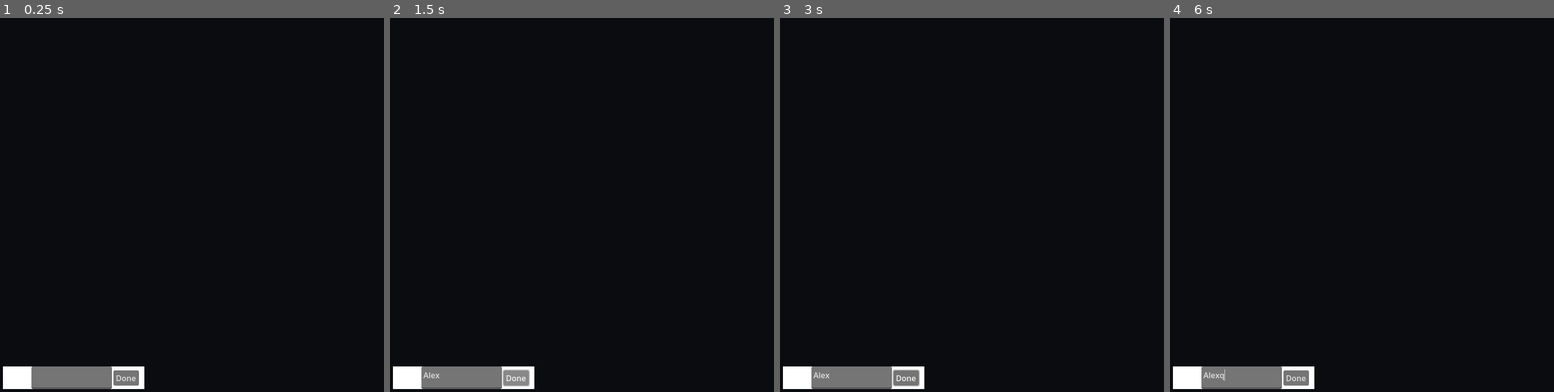
Above: before the commit, frames 1-4 (left to right).
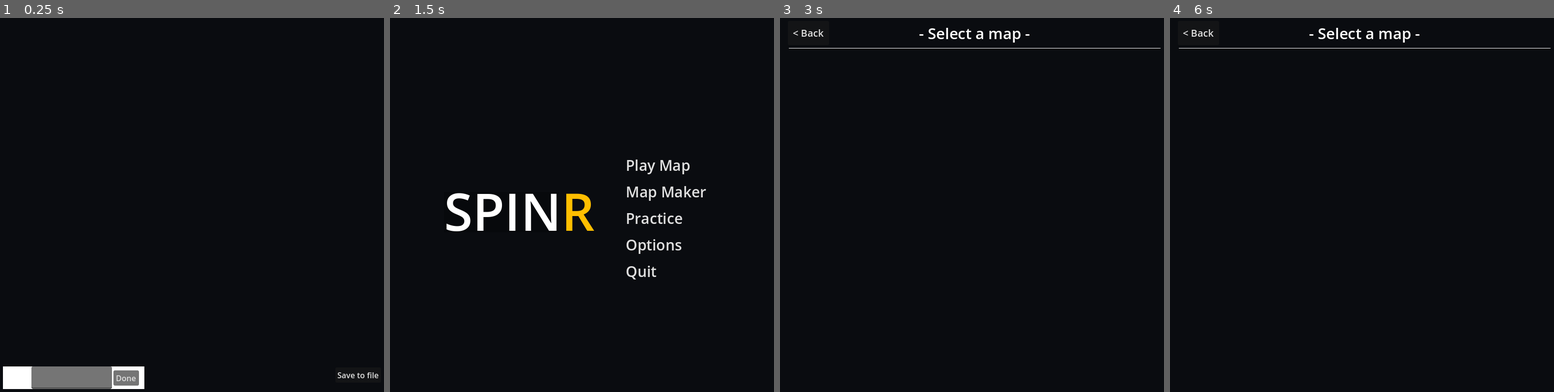
Above: after the commit, the same moments.

Repository: Swivet-Effect/SpinR
Game: Godot game, scene res://Scenes/Gameplay/MapEditor.tscn
The game is run twice, just before and just after one commit, with the same random seed, the same clock (stepped at 60 frames per second) and the same inputs. This scene is started directly instead of the project's main scene.
Inputs (mouse positions are in pixels of both pictures, inside the frame that each line leads up to):
- Up to frame 1 (0.25 s): no input
- Up to frame 2 (1.5 s): click (462, 377) at 0.52 s; type "Alex" at 0.6 s; click "Done" (after the commit: "Save to file") at 1.25 s
- Up to frame 3 (3 s): click (906, 377) at 2 s, where only the run before the commit has a clickable "Done"; click (1056, 163) at 2.75 s, where only the run after the commit has a clickable "Play Map"
- Up to frame 4 (6 s): click (1196, 32) at 3.5 s, where only the run after the commit has a clickable "< Back"; click (1446, 163) at 4.25 s, where only the run after the commit has a clickable "Play Map"; tap Enter at 5 s; move the mouse to (1450, 193) at 5.02 s; hold Right (ui_right) 5.03-5.78 s; tap X at 5.1 s; tap Space (ui_select) at 5.27, 5.75 s; move the mouse to (1285, 234) at 5.77 s; hold Down (ui_down) from 5.78 s (still down); tap Q at 5.85 s

The runs differ from the first frame. In frame 1, less than 0.1% of the frame differs, in the area x 87-99%, y 94-97%; in frame 2, 4.9%, in the area x 0-83%, y 37-100%; in frame 3, 2.7%; in frame 4, 2.7%.
Error in both runs: Invalid access to property or key '1' on a base object of type 'Nil'. (res://Scripts/Menu)

Commit message:
Added save button to editor

Diff:
--- a/Scenes/Gameplay/MapEditor.tscn
+++ b/Scenes/Gameplay/MapEditor.tscn
@@ -48,4 +48,12 @@
 offset_bottom = 39.0
 text = "Done"
 
+[node name="Button" type="Button" parent="."]
+offset_left = 287.0
+offset_top = 313.0
+offset_right = 380.0
+offset_bottom = 344.0
+text = "Save to file"
+
 [connection signal="pressed" from="Panel/Button" to="ScrollContainer/HBoxContainer" method="DoneEditing"]
+[connection signal="pressed" from="Button" to="ScrollContainer/HBoxContainer" method="SaveMap"]
--- a/Scripts/Menu Scripts/MapEditTimeline.gd
+++ b/Scripts/Menu Scripts/MapEditTimeline.gd
@@ -7,7 +7,6 @@
 var map = {}
 
 var beats = 100
-
 
 func _ready():
 	var reader = ZIPReader.new()
@@ -34,3 +33,24 @@
 
 func DoneEditing():
 	Global.beatAngle = $"../../Panel/TextEdit".get_text()
+
+func SaveMap():
+	var reader = ZIPReader.new()
+	reader.open(TEMPPATH)
+
+	var musicfile = reader.read_file("music.mp3")
+
+	reader.close()
+
+	var writer = ZIPPacker.new()
+
+	writer.open(TEMPPATH)
+	writer.start_file("map.json")
+	var mapJson = JSON.stringify(map)
+	var mapConv = mapJson.to_utf8_buffer()
+	writer.write_file(mapConv)
+	writer.close_file()
+	writer.start_file("music.mp3")
+	writer.write_file(musicfile)
+	writer.close()
+	get_tree().change_scene_to_file(Global.mainMenu)
